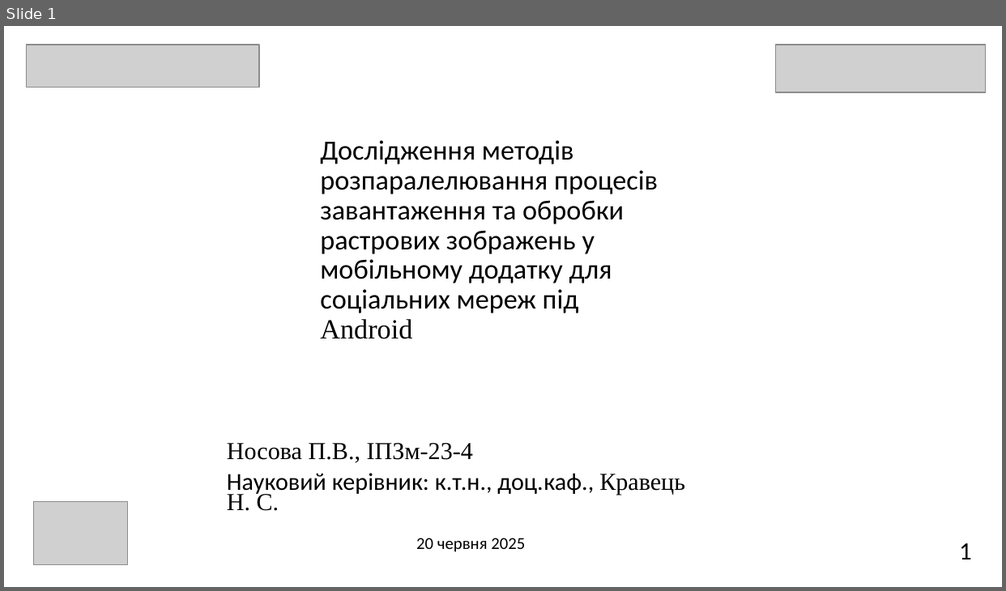
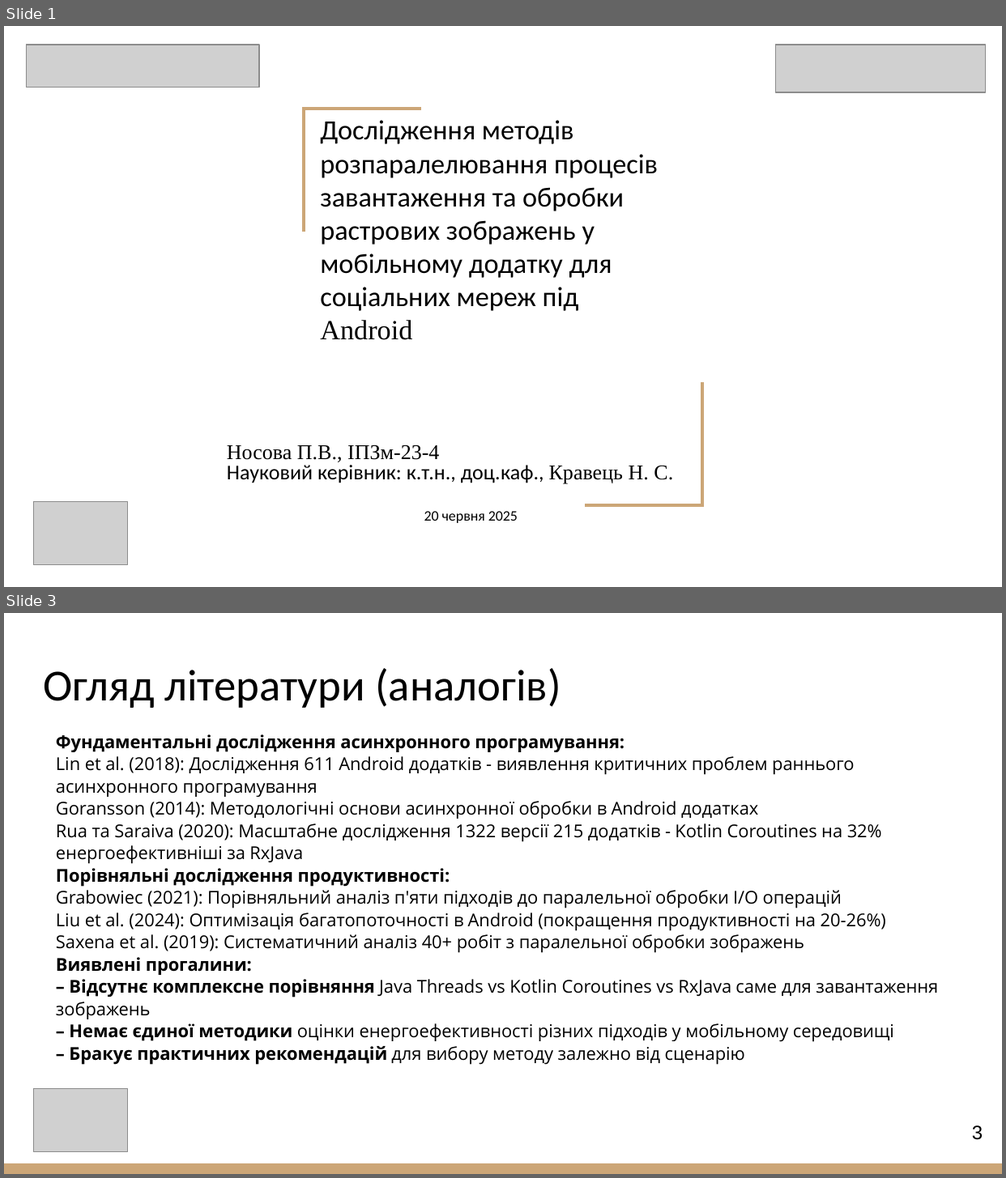
Before and after one commit to polina1836/android-image-processing-test, a slide deck: 2025_М_ПІ_ІПЗ- 23-4_Носова_П_В.pptx. Shown one above the other, each under a label of ours: slide 1 before the commit, slides 1 and 3 after it; the slides between them are not shown. The pictures are 1006x591 and 1006x1178 pixels, drawn with LibreOffice and Linux fonts; fonts in the diff are those of the drawing; grey boxes stand for pictures. Boxes give left, top, right and bottom in pixels: in the first picture for what was removed or moved away, otherwise in the second. Text is boxed around its words. In the diff, an @@ line names an element or a change of style, - is before the commit and + after.

```diff
--- a/2025_М_ПІ_ІПЗ- 23-4_Носова_П_В.pptx
+++ b/2025_М_ПІ_ІПЗ- 23-4_Носова_П_В.pptx
@@ slide 3 added at [4, 613, 1002, 1174], background #FFFFFF @@
@@ title added at [44, 668, 560, 708], 32 pt, text #000000 @@
+Огляд літератури (аналогів)
@@ text added at [56, 735, 938, 1065], 12.8 pt, text #000000 @@
+Фундаментальні дослідження асинхронного програмування:
+Lin et al. (2018): Дослідження 611 Android додатків - виявлення критичних проблем раннього асинхронного програмування
+Goransson (2014): Методологічні основи асинхронної обробки в Android додатках
+Rua та Saraiva (2020): Масштабне дослідження 1322 версії 215 додатків - Kotlin Coroutines на 32% енергоефективніші за RxJava
+Порівняльні дослідження продуктивності:
+Grabowiec (2021): Порівняльний аналіз п'яти підходів до паралельної обробки I/O операцій
+Liu et al. (2024): Оптимізація багатопоточності в Android (покращення продуктивності на 20-26%)
+Saxena et al. (2019): Систематичний аналіз 40+ робіт з паралельної обробки зображень
+Виявлені прогалини:
+– Відсутнє комплексне порівняння Java Threads vs Kotlin Coroutines vs RxJava саме для завантаження зображень
+– Немає єдиної методики оцінки енергоефективності різних підходів у мобільному середовищі
+– Бракує практичних рекомендацій для вибору методу залежно від сценарію
@@ picture added at [33, 1089, 127, 1153] @@
@@ page number added at [972, 1126, 982, 1140], 14 pt, text #000000 @@
+3
@@ rectangle added at [4, 1164, 1002, 1174], fill #CCA677 @@
@@ slide 1 changed as well @@
@@ freeform shape added at [304, 109, 421, 232], outline #CCA677 2.25 pt @@
@@ title "Дослідження методів розпаралелювання процесів завантаження ..." at [320, 120, 658, 340]: line spacing 0.9 to 1 @@
@@ freeform shape added at [585, 382, 702, 505], outline #CCA677 2.25 pt @@
@@ subtitle "Носова П.В., ІПЗм-23-4" at [227, 445, 673, 523]: size 17.6 to 15.2 pt in "Носова П.В., ІПЗм-23-4", "Науковий керівник: к.т.н., доц.каф., Кравець Н. С."; size 12.1 to 10.4 pt in "20 червня 2025"; line spacing 0.7 to 0.8; less space between paragraphs @@
@@ page number removed at [959, 544, 972, 560] @@
-1
```
Also in this commit, not shown: 7 other slides changed, 3 other slides added, 12 slides removed, 1 other file.
